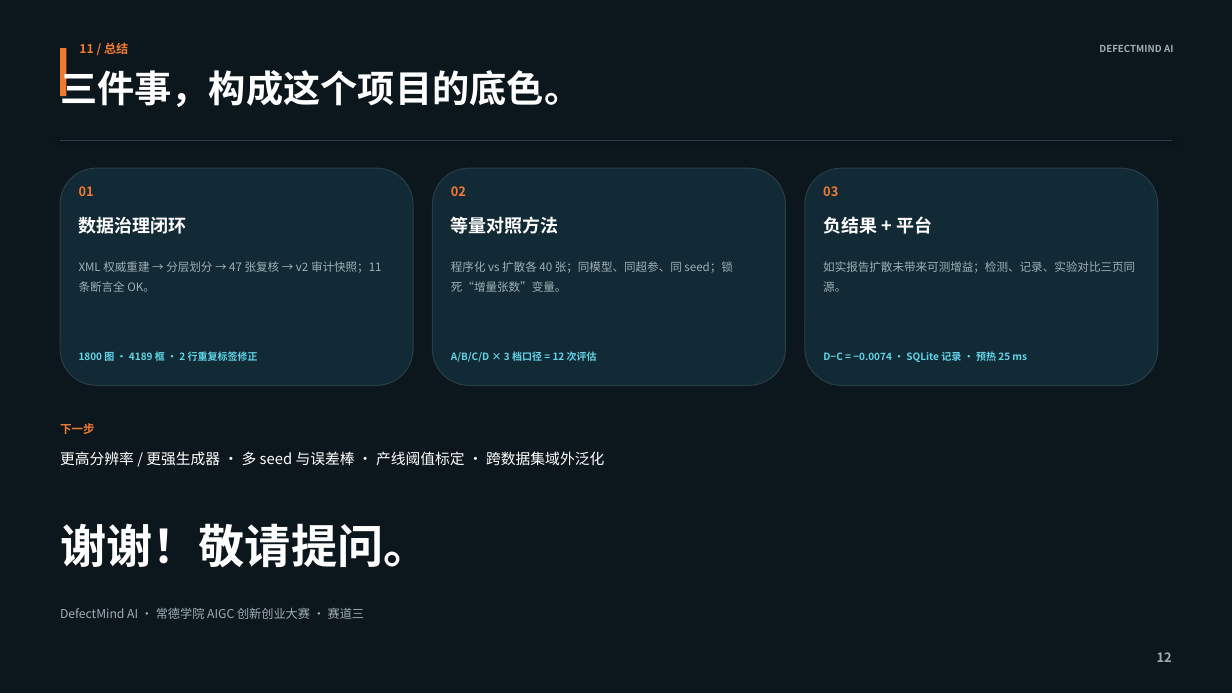
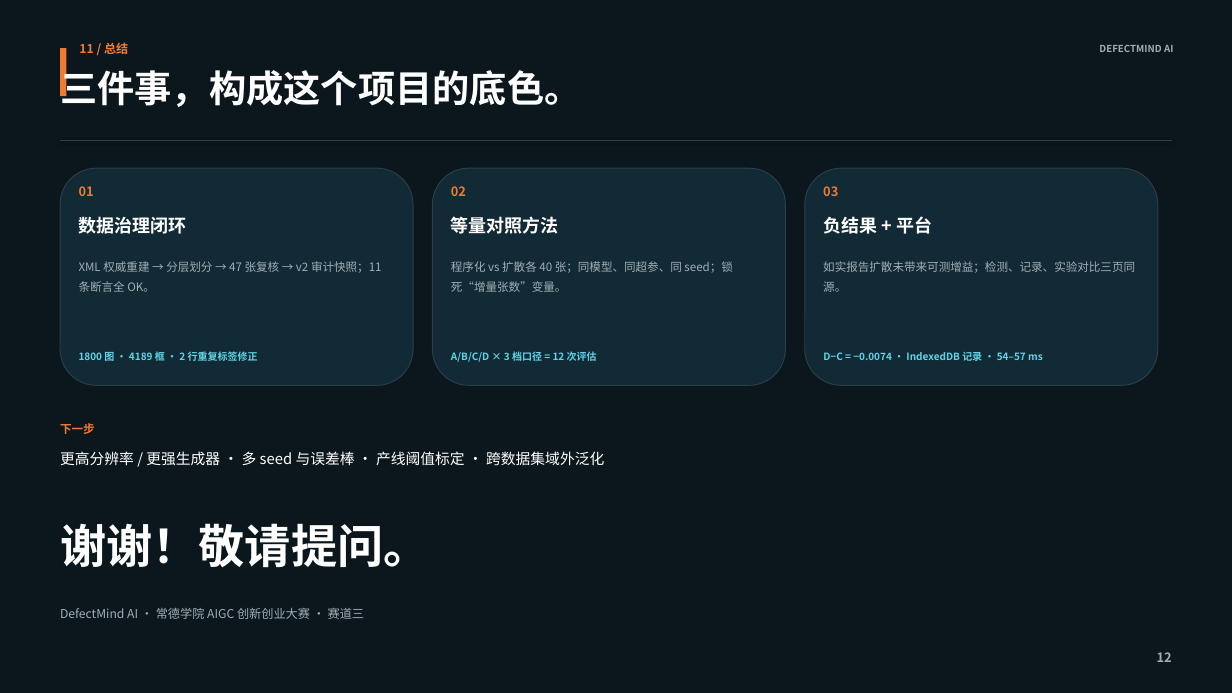
Before and after one commit to zzq10086/defectmind-ai-showcase, a slide deck: slide 12 of DefectMind_AI_答辩PPT.pptx. Drawn at 1232x693 pixels with LibreOffice and Linux fonts; fonts in the diff are those of the drawing. Boxes give left, top, right and bottom in pixels: in the first picture for what was removed or moved away, otherwise in the second. Text is boxed around its words. In the diff, an @@ line names an element or a change of style, - is before the commit and + after.

```diff
--- a/DefectMind_AI_答辩PPT.pptx
+++ b/DefectMind_AI_答辩PPT.pptx
@@ text at (x1=823, y1=352, x2=1043, y2=361): text changed @@
-D−C = −0.0074 · SQLite 记录 · 预热 25 ms
+D−C = −0.0074 · IndexedDB 记录 · 54–57 ms
```
Also in this commit, not shown: 3 other slides changed, 15 other files.
